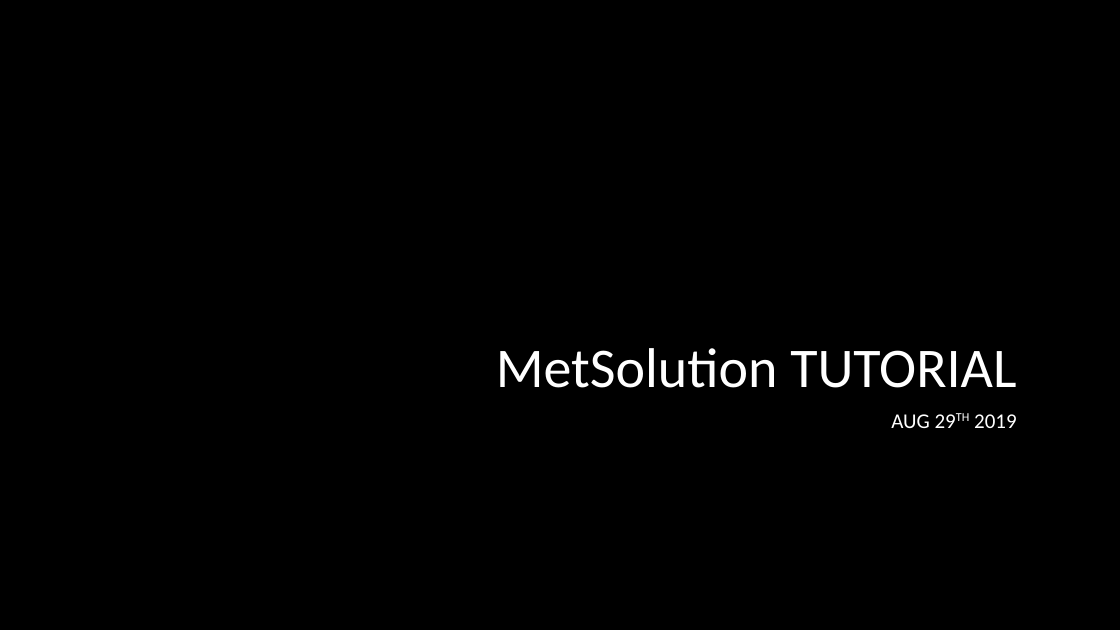
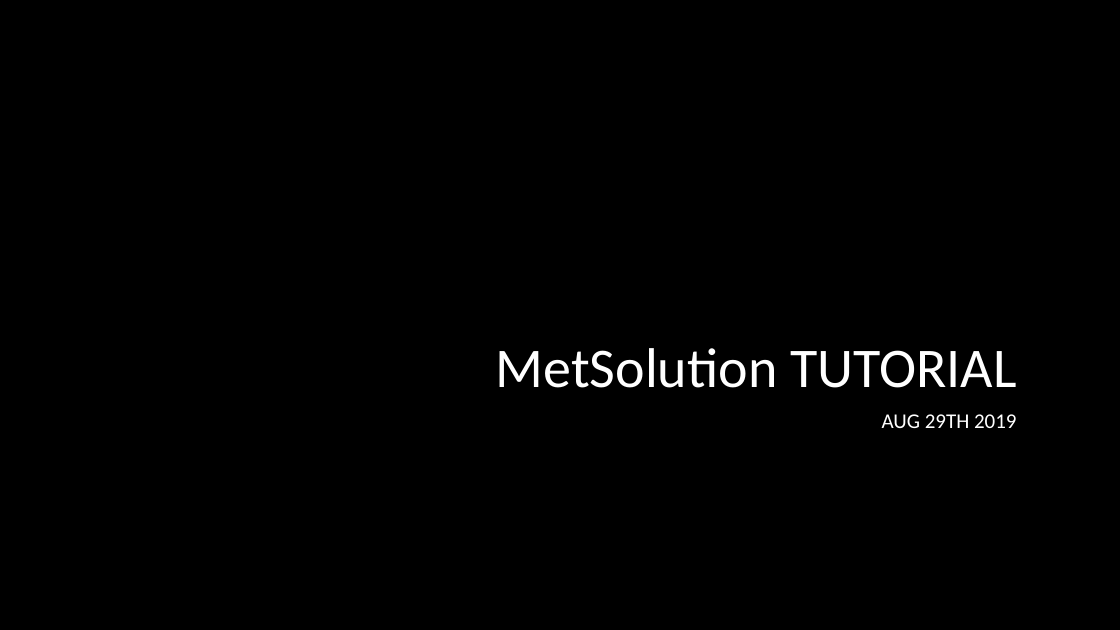
Before and after one commit to slfan2013/MetDA-development, a slide deck: slide 1 of MetSolution Tutorial/MetSolution - Tutorial.pptx. Drawn at 1120x630 pixels with LibreOffice and Linux fonts; fonts in the diff are those of the drawing; background and template pictures are left out. Boxes give left, top, right and bottom in pixels: in the first picture for what was removed or moved away, otherwise in the second. Text is boxed around its words. In the diff, an @@ line names an element or a change of style, - is before the commit and + after.

```diff
--- a/MetSolution Tutorial/MetSolution - Tutorial.pptx
+++ b/MetSolution Tutorial/MetSolution - Tutorial.pptx
@@ subtitle "AUG 29TH 2019" at box(882, 414, 1017, 428): now on the baseline in "29TH" @@
```
Also in this commit, not shown: 1 other slide changed, 2 other files.
